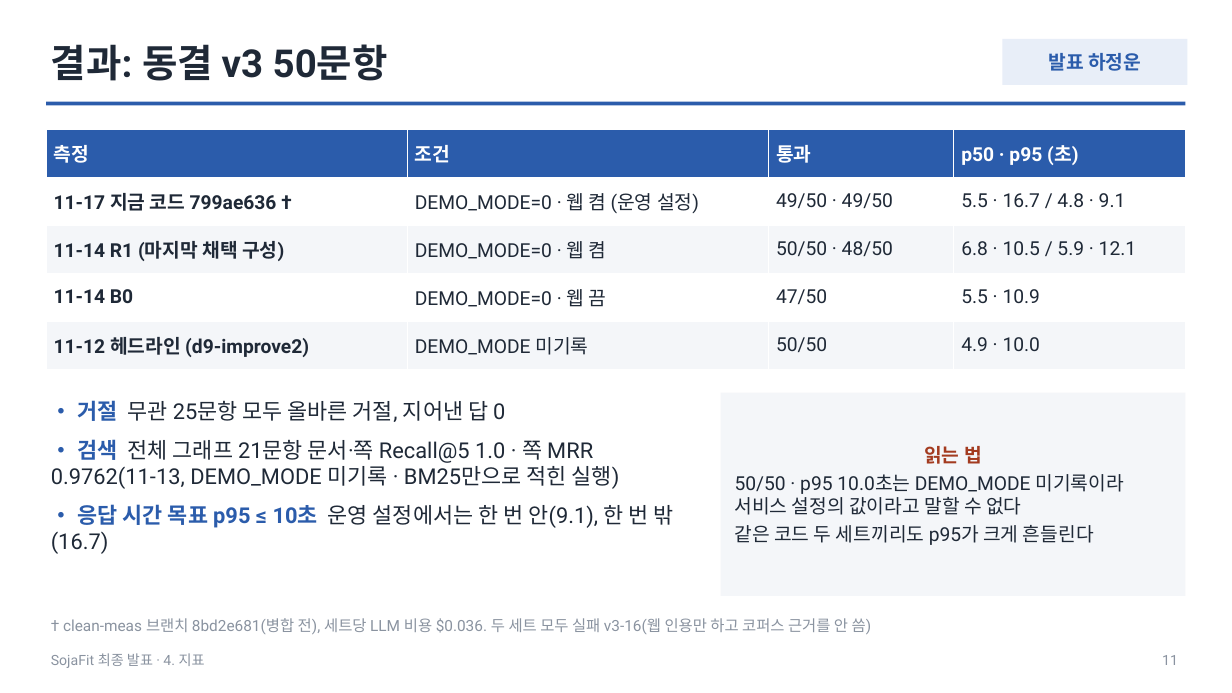
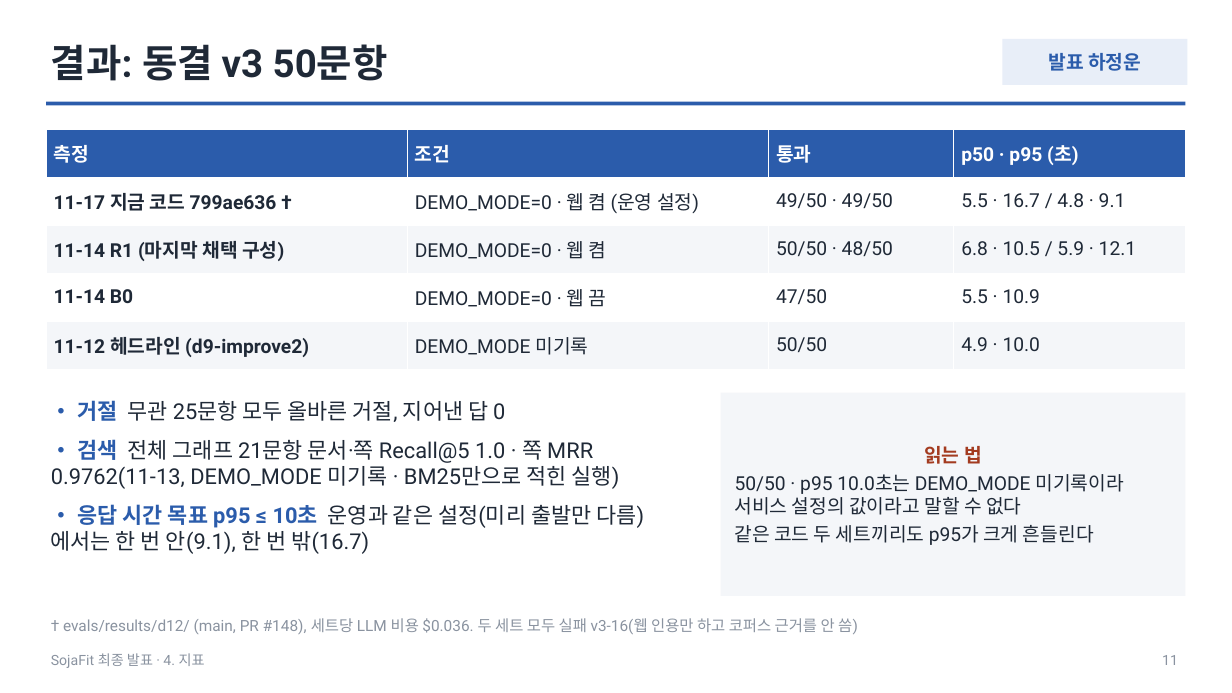
Before and after one commit to HJU5022/SojaFit, a slide deck: slide 11 of docs/deliverables/presentation/sojafit-final-2026-11-18.pptx. Drawn at 1232x693 pixels with LibreOffice and Linux fonts; fonts in the diff are those of the drawing. Boxes give left, top, right and bottom in pixels: in the first picture for what was removed or moved away, otherwise in the second. Text is boxed around its words. In the diff, an @@ line names an element or a change of style, - is before the commit and + after.

Commit message:
docs: 시연 영상을 시연 전용 계정 · 운영 코드(28b14600)로 다시 녹화(1분 35초)하고, 발표 덱 · 제출 문서의 길이 · 리비전을 맞추고, 11-17 작업 기록과 최종 동결 표기를 더한다

```diff
--- a/docs/deliverables/presentation/sojafit-final-2026-11-18.pptx
+++ b/docs/deliverables/presentation/sojafit-final-2026-11-18.pptx
@@ text at <box>51,504,644,554</box>: text changed @@
-• 응답 시간 목표 p95 ≤ 10초 운영 설정에서는 한 번 안(9.1), 한 번 밖(16.7)
+• 응답 시간 목표 p95 ≤ 10초 운영과 같은 설정(미리 출발만 다름)에서는 한 번 안(9.1), 한 번 밖(16.7)
@@ text at <box>63,618,858,634</box>: text changed @@
-† clean-meas 브랜치 8bd2e681(병합 전), 세트당 LLM 비용 $0.036. 두 세트 모두 실패 v3-16(웹 인용만 하고 코퍼스 근거를 안 씀)
+† evals/results/d12/ (main, PR #148), 세트당 LLM 비용 $0.036. 두 세트 모두 실패 v3-16(웹 인용만 하고 코퍼스 근거를 안 씀)
```
Also in this commit, not shown: 6 other slides changed, 10 other files.
